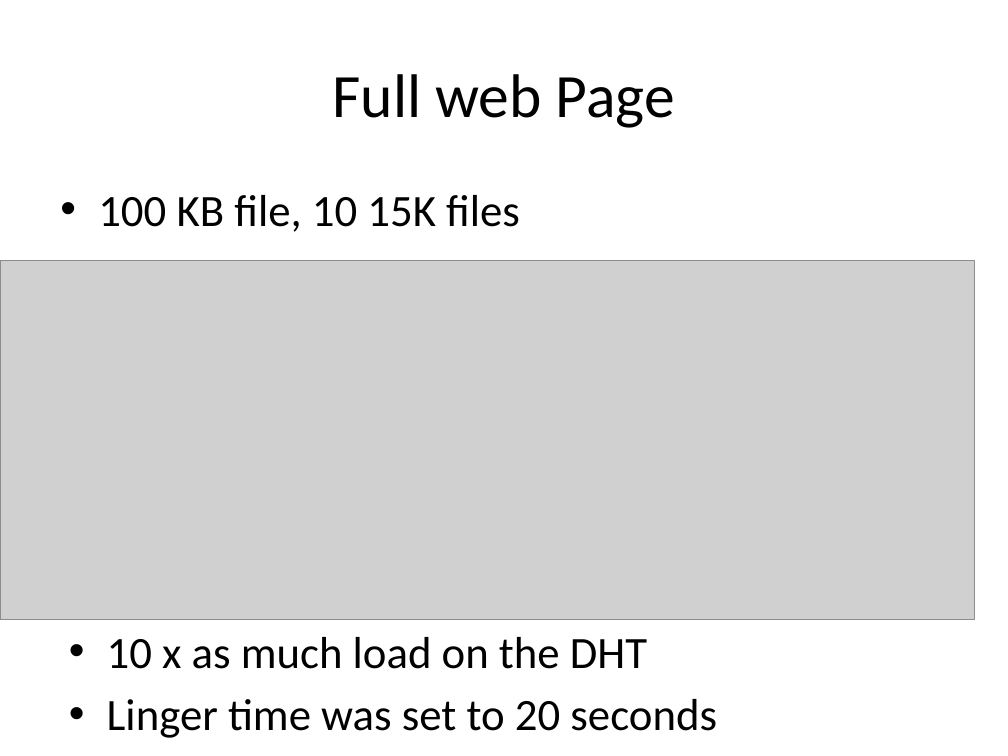
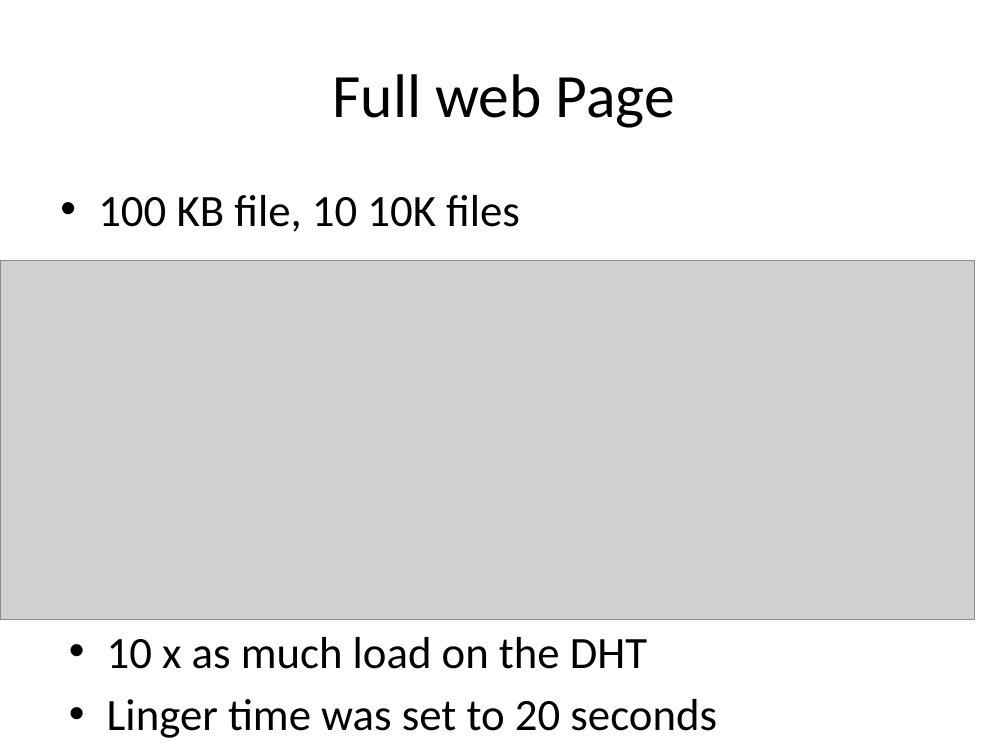
Before and after one commit to rdp/p2pwebclient, a slide deck: slide 25 of thesis_presentation/How to Make the Internet Faster.pptx (slide 26 before the commit). Drawn at 1008x756 pixels with LibreOffice and Linux fonts; fonts in the diff are those of the drawing; grey boxes stand for pictures. Boxes give left, top, right and bottom in pixels: in the first picture for what was removed or moved away, otherwise in the second. Text is boxed around its words. In the diff, an @@ line names an element or a change of style, - is before the commit and + after.

```diff
--- a/thesis_presentation/How to Make the Internet Faster.pptx
+++ b/thesis_presentation/How to Make the Internet Faster.pptx
@@ text at [98, 195, 520, 232]: text changed @@
-• 100 KB file, 10 15K files
+• 100 KB file, 10 10K files
```
Also in this commit, not shown: 10 other slides changed, 7 slides added, 10 slides removed.
